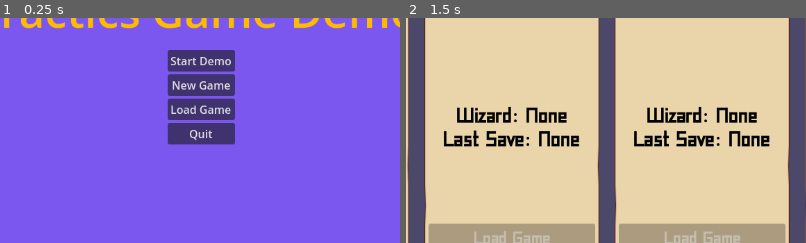
Above: before the commit, frames 1-2 (left to right).
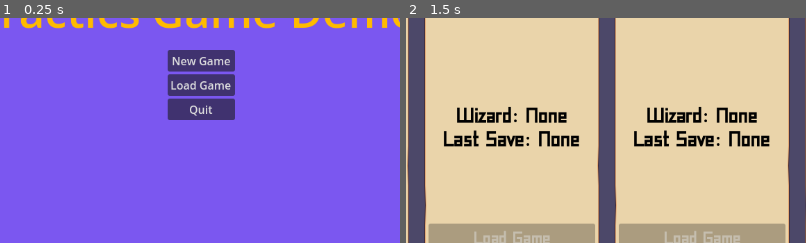
Above: after the commit, the same moments.

Repository: brianhall1313/dungeon-tactics
Game: Godot game, scene res://Scene/start_screen.tscn
Two runs of this game, one before a commit and one after it. Both use one fixed random seed, a clock stepped at 60 frames per second and the inputs below. The engine's default icon, where the game draws it, is replaced by a stand-in: a white triangle on a blue panel in a dark square.
Inputs (mouse positions are % of the whole screen's width and height, from its top left):
- Up to frame 1 (0.25 s): no input
- Up to frame 2 (1.5 s): click "Load Game" at 0.5 s; tap Enter at 1.25 s; move the mouse to (72, 45) at 1.27 s
The pictures show only the part of the screen within x 25-75%, y 37-87%; the shares and areas given below are measured in that part.

The runs differ from the first frame. In frame 1, 2.6% of the frame differs, in the area x 41-59%, y 17-57%; in frame 2, nothing differs.

Commit message:
Connected all game scenes together, so now it plays like a game, though a boring one right now

Diff:
--- a/Global/World.gd
+++ b/Global/World.gd
@@ -1,6 +1,23 @@
 extends Node
 
-var player_party:Array=[]
+
+#defaults if load fails
+var player_party:Array=[{
+						'default_position':Vector2i(0,1),
+						'faction':'player',
+						'job':'templar'
+						},
+						{'character_name':'Daroupty',
+						'default_position':Vector2i(0,0),
+						'faction':'player',
+						'job':'ranger'
+						},
+						{'character_name':'Butterfield',
+						'default_position':Vector2i(1,0),
+						'faction':'player',
+						'job':'wizard',
+						'spells':["Elemental Bolt","Summon Animal","Heal"]},
+						]
 var player_inventory: Array=[]
 var player_gold: int=0
 var level_progress:Dictionary={"test":false,
@@ -9,10 +26,14 @@
 
 
 func load_data(data:Dictionary):
-	player_party = data['party'].duplicate(true)
-	player_inventory= data['inventory'].duplicate()
-	player_gold = data['gold']
-	level_progress = data['progress']
+	if data['party']:
+		player_party = data['party'].duplicate(true)
+	if data['inventory']:
+		player_inventory= data['inventory'].duplicate()
+	if data['gold']:
+		player_gold = data['gold']
+	if data['progress']:
+		level_progress = data['progress']
 
 func level_complete(level:String):
 	level_progress[level] = true
--- a/Global/global_signal_bus.gd
+++ b/Global/global_signal_bus.gd
@@ -21,3 +21,4 @@
 signal toggle_log
 signal save(slot)
 signal load_data(slot)
+signal game_over(victory)
--- a/Scene/encounter_manager.gd
+++ b/Scene/encounter_manager.gd
@@ -79,12 +79,16 @@
 
 
 func _on_party_wipe(faction:String):
+	var winner:bool
 	if faction == 'enemy':
 		print("Player Wins")
 		win()
+		winner = true
 	else:
 		print("player looses~")
+		winner = false
 	GlobalSignalBus.change_state.emit('game_over')
+	GlobalSignalBus.game_over.emit(winner)
 
 
 func load_level(level_data):
--- /dev/null
+++ b/Scene/game_over_screen.gd
@@ -0,0 +1,27 @@
+extends Control
+@onready var game_over_screen_label=$ColorRect/VBoxContainer/PanelContainer/Label
+@onready var button_text=$ColorRect/VBoxContainer/Button
+
+# Called when the node enters the scene tree for the first time.
+func _ready():
+	hide()
+	GlobalSignalBus.connect('game_over',show_game_over)
+
+
+
+
+func show_game_over(victor:bool):
+	show()
+	if victor:
+		game_over_screen_label.text +='\nPlayer Wins!!!!'
+		button_text.text='Level Select'
+	else:
+		game_over_screen_label.text = '\nYou lose~~~~~ ;_;'
+		button_text.text='Quit to Menu'
+
+
+func _on_button_button_up():
+	if button_text.text == 'Level Select':
+		get_tree().change_scene_to_file("res://Scene/level_select.tscn")
+	elif button_text.text == 'Quit to Menu':
+		get_tree().change_scene_to_file("res://Scene/start_screen.tscn")
--- /dev/null
+++ b/Scene/game_over_screen.tscn
@@ -0,0 +1,43 @@
+[gd_scene load_steps=3 format=3 uid="uid://dkgy7vvyia2pf"]
+
+[ext_resource type="Theme" uid="uid://5fu88ou1dk5" path="res://Resources/dungeon_theme.tres" id="1_x067t"]
+[ext_resource type="Script" path="res://Scene/game_over_screen.gd" id="2_22kw8"]
+
+[node name="game over screen" type="Control"]
+layout_mode = 3
+anchors_preset = 15
+anchor_right = 1.0
+anchor_bottom = 1.0
+grow_horizontal = 2
+grow_vertical = 2
+theme = ExtResource("1_x067t")
+script = ExtResource("2_22kw8")
+
+[node name="ColorRect" type="ColorRect" parent="."]
+layout_mode = 0
+offset_right = 1152.0
+offset_bottom = 648.0
+color = Color(0, 0, 0, 0.588235)
+
+[node name="VBoxContainer" type="VBoxContainer" parent="ColorRect"]
+layout_mode = 0
+offset_left = 448.0
+offset_top = 256.0
+offset_right = 704.0
+offset_bottom = 464.0
+
+[node name="PanelContainer" type="PanelContainer" parent="ColorRect/VBoxContainer"]
+layout_mode = 2
+
+[node name="Label" type="Label" parent="ColorRect/VBoxContainer/PanelContainer"]
+layout_mode = 2
+theme_override_font_sizes/font_size = 36
+text = "Game Over"
+horizontal_alignment = 1
+
+[node name="Button" type="Button" parent="ColorRect/VBoxContainer"]
+layout_mode = 2
+text = "Default
+"
+
+[connection signal="button_up" from="ColorRect/VBoxContainer/Button" to="." method="_on_button_button_up"]
--- a/Scene/level_select.gd
+++ b/Scene/level_select.gd
@@ -1,6 +1,29 @@
 extends Node2D
 
+@onready var button1 =$"level_select_ui/Background/MarginContainer/Interface Frame/Save Access/Level 1/Frame/Button"
+@onready var button2=$"level_select_ui/Background/MarginContainer/Interface Frame/Save Access/Level 2/Frame/Button"
 
 # Called when the node enters the scene tree for the first time.
 func _ready():
-	pass # Replace with function body.
+	if World.level_progress["test"]:
+		button1.disabled=true
+	if World.level_progress["road"]:
+		button2.disabled=true
+
+
+
+
+
+
+func level_two():
+	Global.current_level=1
+	get_tree().change_scene_to_file("res://Scene/encounter_manager.tscn")
+
+
+func level_one():
+	Global.current_level=0
+	get_tree().change_scene_to_file("res://Scene/encounter_manager.tscn")
+
+
+func _on_save_button_button_up():
+	get_tree().change_scene_to_file("res://Scene/save_game.tscn")
--- a/Scene/level_select.tscn
+++ b/Scene/level_select.tscn
@@ -1,6 +1,10 @@
-[gd_scene load_steps=2 format=3 uid="uid://b8u2bc0wj114l"]
+[gd_scene load_steps=6 format=3 uid="uid://b8u2bc0wj114l"]
 
 [ext_resource type="Script" path="res://Scene/level_select.gd" id="1_nc14d"]
+[ext_resource type="Theme" uid="uid://5fu88ou1dk5" path="res://Resources/dungeon_theme.tres" id="2_cxn2f"]
+[ext_resource type="StyleBox" uid="uid://ds4wm71v8qjca" path="res://textures/gui_button.tres" id="3_o6msg"]
+[ext_resource type="Texture2D" uid="uid://dpm7jqu2uwb6k" path="res://Art/dungeon background 1.png" id="4_mmqg0"]
+[ext_resource type="Texture2D" uid="uid://cn7yvd7qwljm5" path="res://Art/1.jpg" id="5_kyt3t"]
 
 [node name="Level_select" type="Node2D"]
 script = ExtResource("1_nc14d")
@@ -10,3 +14,94 @@
 anchors_preset = 0
 offset_right = 40.0
 offset_bottom = 40.0
+
+[node name="Background" type="PanelContainer" parent="level_select_ui"]
+layout_mode = 0
+offset_right = 1152.0
+offset_bottom = 648.0
+theme = ExtResource("2_cxn2f")
+theme_override_styles/panel = ExtResource("3_o6msg")
+
+[node name="MarginContainer" type="MarginContainer" parent="level_select_ui/Background"]
+layout_mode = 2
+theme_override_constants/margin_left = 20
+theme_override_constants/margin_right = 20
+theme_override_constants/margin_bottom = 40
+
+[node name="Interface Frame" type="VBoxContainer" parent="level_select_ui/Background/MarginContainer"]
+layout_mode = 2
+
+[node name="HBoxContainer" type="HBoxContainer" parent="level_select_ui/Background/MarginContainer/Interface Frame"]
+layout_mode = 2
+theme_override_constants/separation = 700
+
+[node name="Title" type="Label" parent="level_select_ui/Background/MarginContainer/Interface Frame/HBoxContainer"]
+layout_mode = 2
+theme_override_colors/font_color = Color(0.835294, 0.831373, 0.831373, 1)
+theme_override_font_sizes/font_size = 41
+text = "Chapter Select
+
+
+"
+horizontal_alignment = 1
+
+[node name="Save Button" type="Button" parent="level_select_ui/Background/MarginContainer/Interface Frame/HBoxContainer"]
+layout_mode = 2
+text = "Save Game"
+
+[node name="Save Access" type="HBoxContainer" parent="level_select_ui/Background/MarginContainer/Interface Frame"]
+layout_mode = 2
+size_flags_vertical = 3
+alignment = 1
+
+[node name="Level 1" type="PanelContainer" parent="level_select_ui/Background/MarginContainer/Interface Frame/Save Access"]
+layout_mode = 2
+size_flags_horizontal = 3
+
+[node name="Frame" type="VBoxContainer" parent="level_select_ui/Background/MarginContainer/Interface Frame/Save Access/Level 1"]
+layout_mode = 2
+alignment = 1
+
+[node name="Title" type="Label" parent="level_select_ui/Background/MarginContainer/Interface Frame/Save Access/Level 1/Frame"]
+layout_mode = 2
+size_flags_vertical = 6
+theme_override_font_sizes/font_size = 30
+text = "Test Level"
+horizontal_alignment = 1
+
+[node name="TextureRect" type="TextureRect" parent="level_select_ui/Background/MarginContainer/Interface Frame/Save Access/Level 1/Frame"]
+layout_mode = 2
+texture = ExtResource("4_mmqg0")
+expand_mode = 5
+
+[node name="Button" type="Button" parent="level_select_ui/Background/MarginContainer/Interface Frame/Save Access/Level 1/Frame"]
+layout_mode = 2
+text = "Select Chapter"
+
+[node name="Level 2" type="PanelContainer" parent="level_select_ui/Background/MarginContainer/Interface Frame/Save Access"]
+layout_mode = 2
+size_flags_horizontal = 3
+
+[node name="Frame" type="VBoxContainer" parent="level_select_ui/Background/MarginContainer/Interface Frame/Save Access/Level 2"]
+layout_mode = 2
+alignment = 1
+
+[node name="Title" type="Label" parent="level_select_ui/Background/MarginContainer/Interface Frame/Save Access/Level 2/Frame"]
+layout_mode = 2
+size_flags_vertical = 6
+theme_override_font_sizes/font_size = 30
+text = "Road to the Dungeon"
+horizontal_alignment = 1
+
+[node name="TextureRect" type="TextureRect" parent="level_select_ui/Background/MarginContainer/Interface Frame/Save Access/Level 2/Frame"]
+layout_mode = 2
+texture = ExtResource("5_kyt3t")
+expand_mode = 5
+
+[node name="Button" type="Button" parent="level_select_ui/Background/MarginContainer/Interface Frame/Save Access/Level 2/Frame"]
+layout_mode = 2
+text = "Select Chapter"
+
+[connection signal="button_up" from="level_select_ui/Background/MarginContainer/Interface Frame/HBoxContainer/Save Button" to="." method="_on_save_button_button_up"]
+[connection signal="button_up" from="level_select_ui/Background/MarginContainer/Interface Frame/Save Access/Level 1/Frame/Button" to="." method="level_one"]
+[connection signal="button_up" from="level_select_ui/Background/MarginContainer/Interface Frame/Save Access/Level 2/Frame/Button" to="." method="level_two"]
--- a/Scene/load_game.gd
+++ b/Scene/load_game.gd
@@ -17,3 +17,9 @@
 func _load_data(slot):
 	var data:Dictionary=SaveAndLoad.load_game(slot)
 	World.load_data(data)
+	get_tree().change_scene_to_file("res://Scene/level_select.tscn")
+
+func _unhandled_input(event):
+	if event is InputEventKey:
+		if event.pressed and event.keycode == KEY_ESCAPE:
+			get_tree().change_scene_to_file("res://Scene/level_select.tscn")
--- a/save_game.gd
+++ b/Scene/save_game.gd
@@ -16,3 +16,10 @@
 
 func _save_data(slot):
 	SaveAndLoad.save_game(World.save(),slot)
+	get_tree().change_scene_to_file("res://Scene/level_select.tscn")
+
+
+func _unhandled_input(event):
+	if event is InputEventKey:
+		if event.pressed and event.keycode == KEY_ESCAPE:
+			get_tree().change_scene_to_file("res://Scene/level_select.tscn")
--- a/Scene/save_game.tscn
+++ b/Scene/save_game.tscn
@@ -1,6 +1,6 @@
 [gd_scene load_steps=3 format=3 uid="uid://608h3wq5vquc"]
 
-[ext_resource type="Script" path="res://save_game.gd" id="1_v3dht"]
+[ext_resource type="Script" path="res://Scene/save_game.gd" id="1_v3dht"]
 [ext_resource type="PackedScene" uid="uid://dkbpxtnvjn4lb" path="res://Scene/save_interface.tscn" id="2_7xul0"]
 
 [node name="save_game" type="Node2D"]
--- a/Scene/start_screen.gd
+++ b/Scene/start_screen.gd
@@ -3,8 +3,6 @@
 
 
 
-func _on_button_button_up():
-	get_tree().change_scene_to_file("res://Scene/encounter_manager.tscn")
 
 
 func _on_quit_button_button_up():
@@ -12,7 +10,7 @@
 
 
 func _on_new_game_button_up():
-	pass # Replace with function body.
+	get_tree().change_scene_to_file("res://Scene/level_select.tscn")
 
 
 func _on_load_game_button_up():
--- a/Scene/start_screen.tscn
+++ b/Scene/start_screen.tscn
@@ -45,10 +45,6 @@
 grow_horizontal = 2
 grow_vertical = 2
 
-[node name="start_demo_button" type="Button" parent="ColorRect/VBoxContainer"]
-layout_mode = 2
-text = "Start Demo"
-
 [node name="new_game" type="Button" parent="ColorRect/VBoxContainer"]
 layout_mode = 2
 text = "New Game"
@@ -65,7 +61,6 @@
 stream = ExtResource("2_0am64")
 autoplay = true
 
-[connection signal="button_up" from="ColorRect/VBoxContainer/start_demo_button" to="." method="_on_button_button_up"]
 [connection signal="button_up" from="ColorRect/VBoxContainer/new_game" to="." method="_on_new_game_button_up"]
 [connection signal="button_up" from="ColorRect/VBoxContainer/load_game" to="." method="_on_load_game_button_up"]
 [connection signal="button_up" from="ColorRect/VBoxContainer/quit_button" to="." method="_on_quit_button_button_up"]
--- a/Scene/ui.tscn
+++ b/Scene/ui.tscn
@@ -1,10 +1,11 @@
-[gd_scene load_steps=6 format=3 uid="uid://bq6183acl4rtv"]
+[gd_scene load_steps=7 format=3 uid="uid://bq6183acl4rtv"]
 
 [ext_resource type="Script" path="res://Scene/ui.gd" id="1_l51oo"]
 [ext_resource type="PackedScene" uid="uid://r8mhoiii4nhu" path="res://Scene/field_menu.tscn" id="1_p5vc8"]
 [ext_resource type="Theme" uid="uid://5fu88ou1dk5" path="res://Resources/dungeon_theme.tres" id="2_ibbuu"]
 [ext_resource type="Script" path="res://Scene/combat_log.gd" id="3_q6cjd"]
 [ext_resource type="PackedScene" uid="uid://ccsje0piy6svi" path="res://Scene/selected_character_info.tscn" id="4_821gf"]
+[ext_resource type="PackedScene" uid="uid://dkgy7vvyia2pf" path="res://Scene/game_over_screen.tscn" id="6_rxygo"]
 
 [node name="UI" type="CanvasLayer"]
 layer = 3
@@ -61,3 +62,5 @@
 grow_vertical = 0
 size_flags_horizontal = 0
 size_flags_vertical = 8
+
+[node name="game over screen" parent="." instance=ExtResource("6_rxygo")]
--- a/project.godot
+++ b/project.godot
@@ -42,6 +42,14 @@
 
 import/blender/enabled=false
 
+[input]
+
+Escape={
+"deadzone": 0.5,
+"events": [Object(InputEventKey,"resource_local_to_scene":false,"resource_name":"","device":-1,"window_id":0,"alt_pressed":false,"shift_pressed":false,"ctrl_pressed":false,"meta_pressed":false,"pressed":false,"keycode":0,"physical_keycode":4194305,"key_label":0,"unicode":0,"echo":false,"script":null)
+]
+}
+
 [rendering]
 
 renderer/rendering_method="gl_compatibility"
Binary file added: Art/1.jpg
Not shown, added: Art/1.jpg.import
Binary file added: Art/dungeon background 1.png
Not shown, added: Art/dungeon background 1.png.import
Binary file added: Art/dungeon background 10.png
Not shown, added: Art/dungeon background 10.png.import
Binary file added: Art/dungeon background 11.png
Not shown, added: Art/dungeon background 11.png.import
Binary file added: Art/dungeon background 12.png
Not shown, added: Art/dungeon background 12.png.import
Binary file added: Art/dungeon background 2.png
Not shown, added: Art/dungeon background 2.png.import
(and 14 more such lines)
